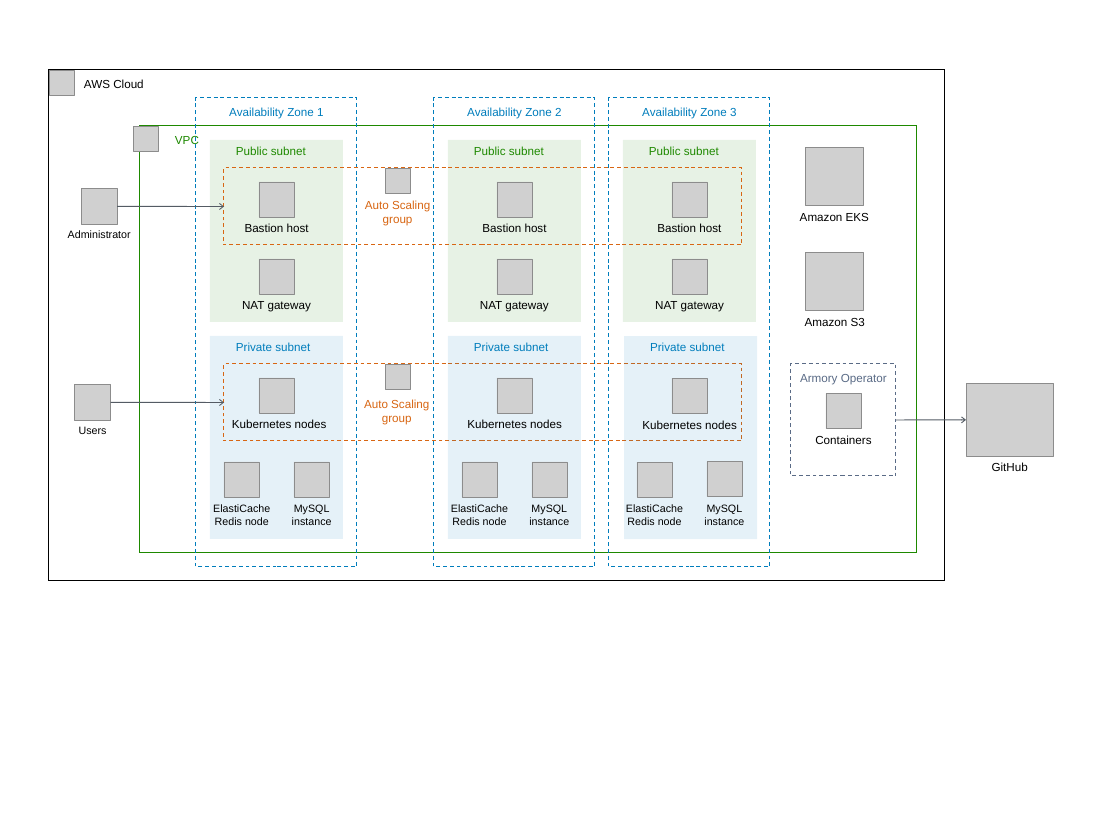
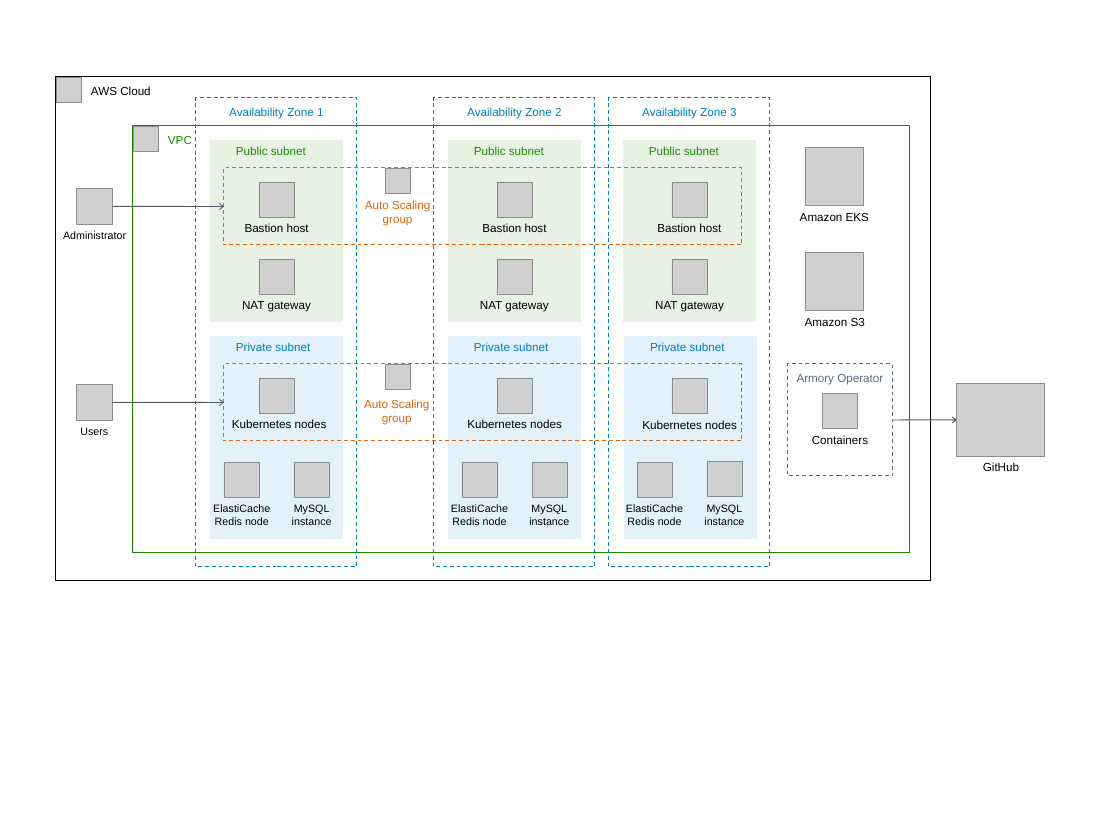
Before and after one commit to mcgonagle/quickstart-armory-enterprise, a slide deck: slide 1 of docs/images/armory-architecture.pptx. Drawn at 1120x840 pixels with LibreOffice and Linux fonts; fonts in the diff are those of the drawing; grey boxes stand for pictures; background and template pictures are left out. Boxes give left, top, right and bottom in pixels: in the first picture for what was removed or moved away, otherwise in the second. Text is boxed around its words. In the diff, an @@ line names an element or a change of style, - is before the commit and + after.

```diff
--- a/docs/images/armory-architecture.pptx
+++ b/docs/images/armory-architecture.pptx
@@ rectangle "AWS Cloud": place and size @@
-rectangle "AWS Cloud" at [49, 70, 945, 581]
+rectangle "AWS Cloud" at [56, 77, 931, 581]
@@ picture: place and size @@
-picture at [49, 70, 74, 95]
+picture at [56, 77, 81, 102]
@@ arrow moved from (117, 206) - (224, 206) to (113, 206) - (224, 206) @@
@@ 2 pictures, 2 rectangles, 1 text: place and size @@
-2 pictures, 2 rectangles, 1 text at [68, 126, 917, 553]
+2 pictures, 2 rectangles, 1 text at [63, 126, 910, 553]
@@ picture: place and size @@
-picture at [966, 384, 1054, 456]
+picture at [957, 384, 1044, 456]
@@ arrow moved from (896, 420) - (966, 420) to (892, 420) - (957, 420) @@
@@ text "GitHub": place and size @@
-text "GitHub" at [992, 462, 1028, 471]
+text "GitHub" at [983, 462, 1019, 471]
```
Also in this commit, not shown: 1 other file.
